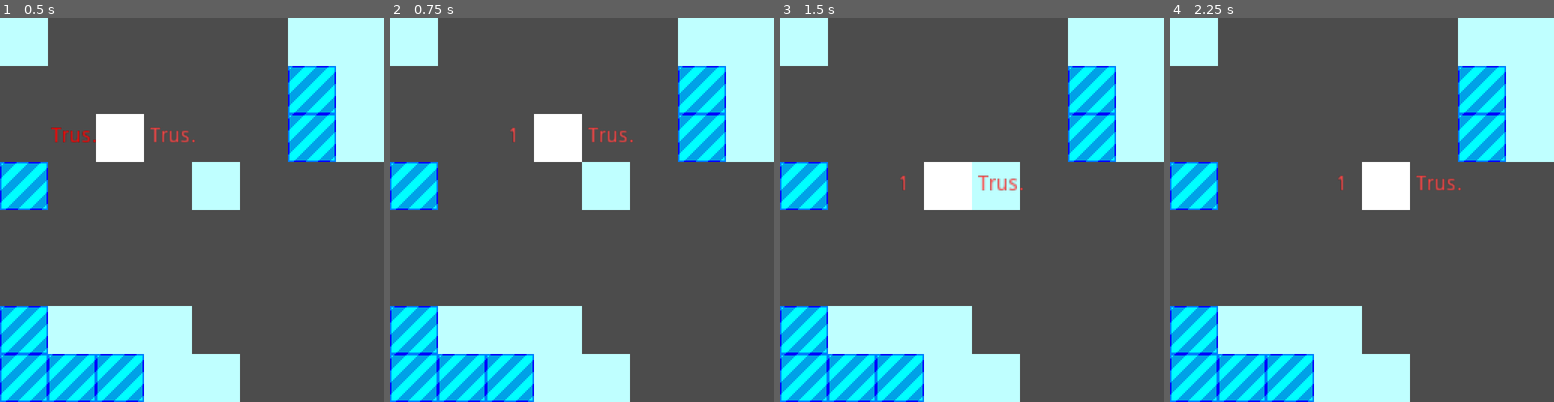
Above: before the commit, frames 1-4 (left to right).
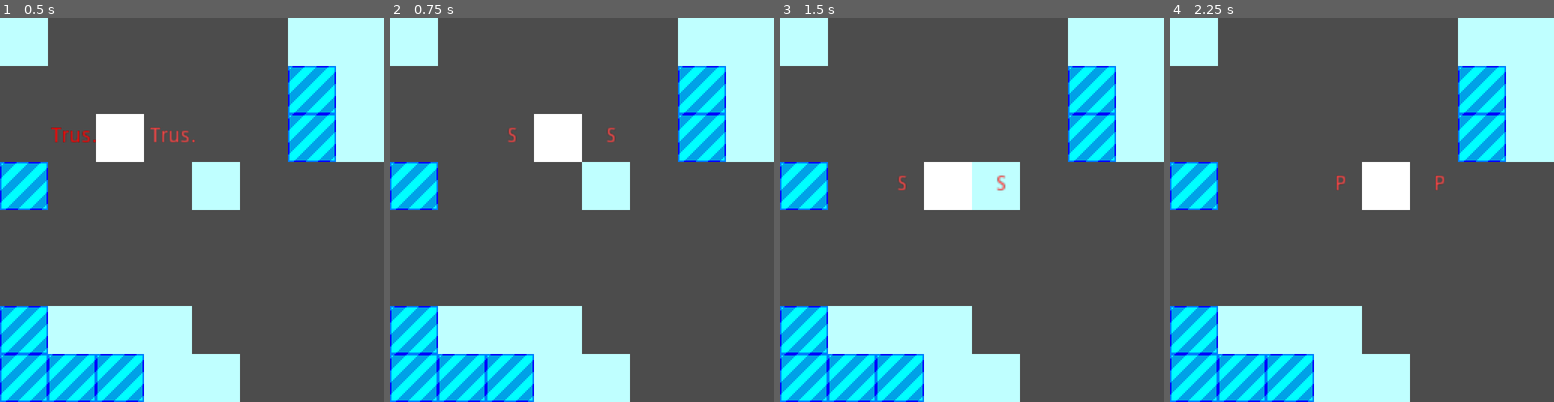
Above: after the commit, the same moments.

Repository: DarkKapla/GMTK-Game-Jam-2022
Game: Godot game, scene res://Level.tscn
The game is run twice, just before and just after one commit, with the same random seed, the same clock (stepped at 60 frames per second) and the same inputs.
Inputs:
- Up to frame 1 (0.5 s): no input
- Up to frame 2 (0.75 s): tap Enter at 0.5 s; hold Right (ui_right) from 0.53 s (still down)
- Up to frame 3 (1.5 s): tap Space at 1.25 s; release Right (ui_right) at 1.28 s; hold Down (ui_down) from 1.28 s (still down)
- Up to frame 4 (2.25 s): tap Enter at 2 s; release Down (ui_down) at 2.03 s; hold Right (ui_right) from 2.03 s (still down)

Frame 1 is identical in both runs. In frame 2, 0.2% of the frame differs, in the area x 30-64%, y 28-33%; in frame 3, 0.3%, in the area x 30-64%, y 41-45%; in frame 4, 0.2%.

Commit message:
Add face rolling

Diff:
--- a/Entity.gd
+++ b/Entity.gd
@@ -10,6 +10,9 @@
 	world = get_parent()
 	coordinates = world.world_to_map(self.position)
 
+# Will be called after moving. Useful for nodes inheriting from Entity.
+func moved(direction):
+	pass
 
 # Request for a move of one step in the direction. Return whether the move was done.
 func try_move(direction):
@@ -29,6 +32,7 @@
 	if world.is_empty_cell(coordinates + vector):
 		self.coordinates += vector
 		self.position += world.cell_size.x * vector
+		moved(direction)
 		return true
 
 	else:
--- a/Player.gd
+++ b/Player.gd
@@ -2,27 +2,73 @@
 
 enum Weapon {None, Rock = 1, Paper = 2, Scissors = 3}
 
-const WEAPON_ROCK = "[color=#fe4444][center]1[/center][/color]"
-
+func weapon_text(weapon):
+	if weapon == Weapon.Rock:
+		return "[color=#fe4444][center]R[/center][/color]"
+	elif weapon == Weapon.Paper:
+		return "[color=#fe4444][center]P[/center][/color]"
+	elif weapon == Weapon.Scissors:
+		return "[color=#fe4444][center]S[/center][/color]"
+	else:
+		assert(false)
 
 """
-	  zp
+	  yp
 	  ┌────┐
-   ┌────┐yp│
-xm │ ym │──┘  xp
+   ┌────┐zm│
+xm │ zp │──┘  xp
    └────┘
-	  zm
+	  ym
 """
 var xp = Weapon.None
 var xm = Weapon.None
+var ym = Weapon.None
 var yp = Weapon.None
-var ym = Weapon.None
+var zm = Weapon.None
 var zp = Weapon.None
-var zm = Weapon.None
+
+func roll(direction):
+	if direction == Direction.UP:
+		var t = zp
+		zp = ym
+		ym = zm
+		zm = yp
+		yp = t
+	elif direction == Direction.DOWN:
+		var t = zp
+		zp = yp
+		yp = zm
+		zm = ym
+		ym = t
+	elif direction == Direction.LEFT:
+		var t = zp
+		zp = xp
+		xp = zm
+		zm = xm
+		xm = t
+	elif direction == Direction.RIGHT:
+		var t = zp
+		zp = xm
+		xm = zm
+		zm = xp
+		xp = t
+	else:
+		assert(false)
+
+	self.update_texts()
+
+func update_texts():
+	$LeftText.bbcode_text = weapon_text(xm)
+	$RightText.bbcode_text = weapon_text(xp)
 
 # Called when the node enters the scene tree for the first time.
 func _ready():
-	pass # Replace with function body.
+	xm = Weapon.Rock
+	xp = Weapon.Rock
+	ym = Weapon.Paper
+	yp = Weapon.Paper
+	zm = Weapon.Scissors
+	zp = Weapon.Scissors
 
 # Handles the player's input
 func _unhandled_key_input(event):
@@ -30,11 +76,10 @@
 	if direction == null:
 		return
 
-	if self.try_move(direction):
-		$LeftText.bbcode_text = WEAPON_ROCK
-	else:
-		$LeftText.bbcode_text = ""
+	self.try_move(direction)
 
+func moved(direction):
+	self.roll(direction)
 
 # Return the direction of the event. Return null if the event is not asking for a move.
 func get_move_direction(event):
